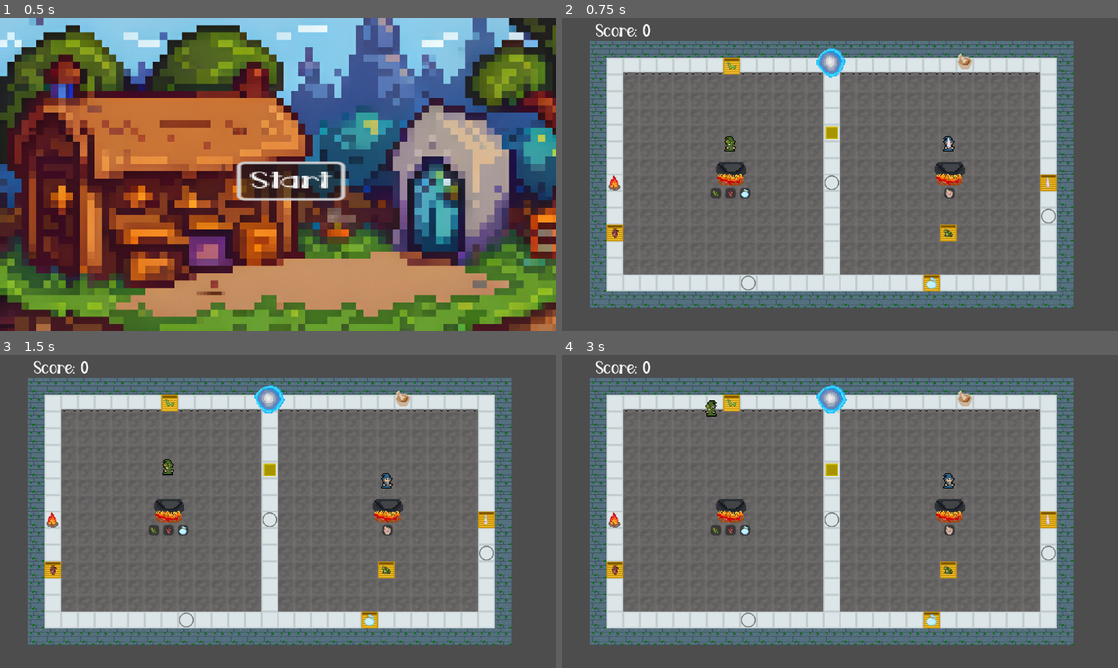
Above: before the commit, frames 1-4 (two rows, left to right).
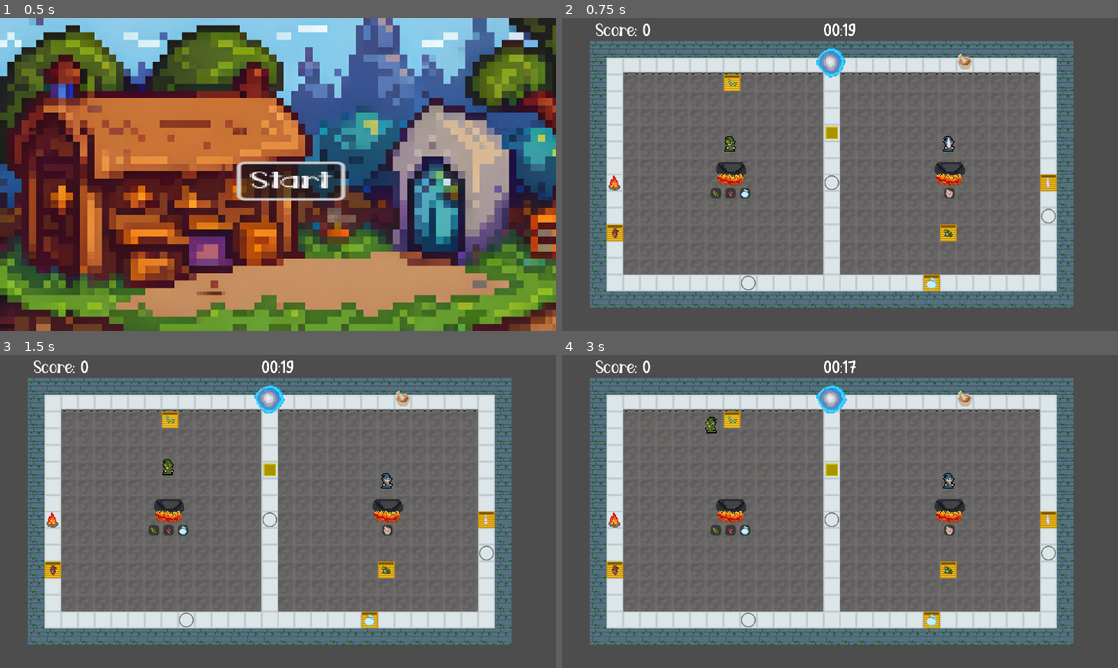
Above: after the commit, the same moments.

Repository: noriakisana/frankengamejam-2023
Game: Godot game, scene res://mainmenu/mainmenu.tscn
Same seed, same stepped clock (60 frames per second), same inputs: the game is played once before the commit and once after it.
Inputs:
- Up to frame 1 (0.5 s): no input
- Up to frame 2 (0.75 s): click "Start" at 0.5 s
- Up to frame 3 (1.5 s): tap Enter (interact_p2) at 1.25 s; hold W (walk_up_p1) from 1.28 s (still down); tap E (interact_p1) at 1.35 s
- Up to frame 4 (3 s): tap Enter (interact_p2) at 2.1 s; tap Space (run_p2) at 2.75 s; release W (walk_up_p1) at 2.78 s; hold A (walk_left_p1) from 2.78 s (still down); hold Shift (run_p1) from 2.78 s (still down)

Frame 1 is identical in both runs. In frame 2, 0.5% of the frame differs, in the area x 6-53%, y 1-24%; in frame 3, 0.5%; in frame 4, 0.7%, in the area x 6-53%, y 1-26%.

Commit message:
time limit

Diff:
--- a/main.gd
+++ b/main.gd
@@ -1,16 +1,30 @@
 extends Node
 
+@export var time_limit : int = 20
 
 # Called when the node enters the scene tree for the first time.
 func _ready():
-	pass # Replace with function body.
+	$Timer.wait_time = time_limit
+	$TimeUpText.visible = false
 
+	$Timer.start()
 
 # Called every frame. 'delta' is the elapsed time since the previous frame.
 func _process(delta):
-	pass
+	var time_left = $Timer.time_left
+	var minutes : int = int(time_left) / 60
+	var seconds : int = int(time_left) % 60
+	var formatted_time : String = "%02d:%02d" % [minutes, seconds]
+	$TimeText.text = formatted_time
+	if minutes == 0 and seconds <= 10:
+		$TimeText.modulate = Color(1, 0, 0)
 
 func _unhandled_input(event):
 	if event is InputEventKey:
 		if event.is_action_pressed("exit_game"):
+			$Timer.stop()
 			get_tree().change_scene_to_file("res://mainmenu/mainmenu.tscn")
+
+func _on_timer_timeout():
+	$TimeUpText.visible = true
+	get_tree().paused = true
--- a/main.tscn
+++ b/main.tscn
@@ -149,19 +149,53 @@
 ingredient = SubResource("Resource_0pg0a")
 
 [node name="SnakeBin" parent="Bins" instance=ExtResource("7_ui7ao")]
-position = Vector2(-208, -208)
+position = Vector2(-207, -176)
 ingredient = SubResource("Resource_2i0au")
 
 [node name="ScoreText" type="Label" parent="." groups=["label"]]
 offset_left = -469.0
-offset_top = -299.0
+offset_top = -300.0
 offset_right = -285.0
-offset_bottom = -249.0
+offset_bottom = -250.0
 theme_override_fonts/font = ExtResource("17_2xx80")
 theme_override_font_sizes/font_size = 35
 text = "Score:"
 vertical_alignment = 1
 script = ExtResource("13_dmlrm")
 
+[node name="TimeText" type="Label" parent="."]
+offset_left = -70.0
+offset_top = -300.0
+offset_right = 70.0
+offset_bottom = -250.0
+theme_override_fonts/font = ExtResource("17_2xx80")
+theme_override_font_sizes/font_size = 35
+horizontal_alignment = 1
+vertical_alignment = 1
+
+[node name="Timer" type="Timer" parent="."]
+wait_time = 70.0
+one_shot = true
+
+[node name="TimeUpText" type="Label" parent="."]
+anchors_preset = 8
+anchor_left = 0.5
+anchor_top = 0.5
+anchor_right = 0.5
+anchor_bottom = 0.5
+offset_left = -157.0
+offset_top = -49.5
+offset_right = 157.0
+offset_bottom = 49.5
+grow_horizontal = 2
+grow_vertical = 2
+theme_override_colors/font_color = Color(1, 0, 0, 1)
+theme_override_colors/font_shadow_color = Color(0, 0, 0, 1)
+theme_override_fonts/font = ExtResource("17_2xx80")
+theme_override_font_sizes/font_size = 100
+text = "TIME UP"
+
+[connection signal="timeout" from="Timer" to="." method="_on_timer_timeout"]
+
 [editable path="Player1"]
 [editable path="Player2"]
